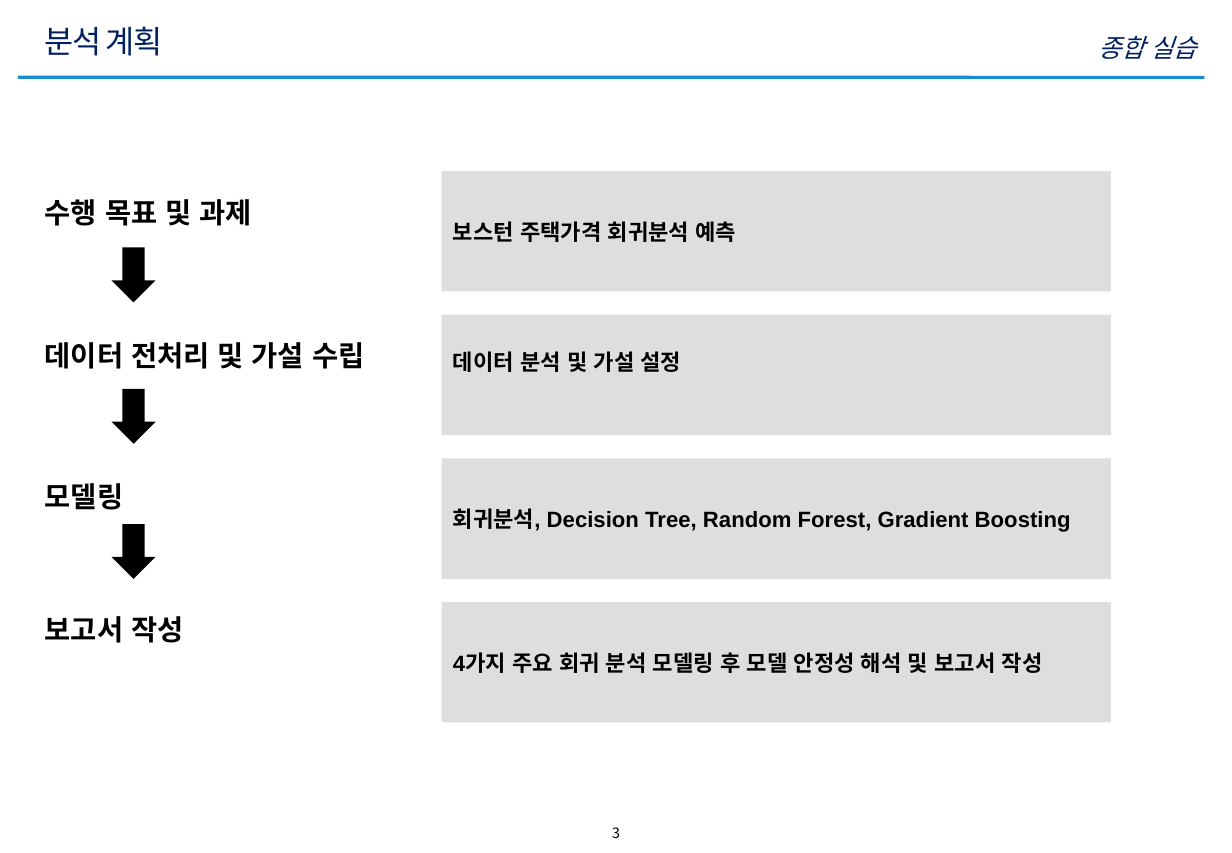
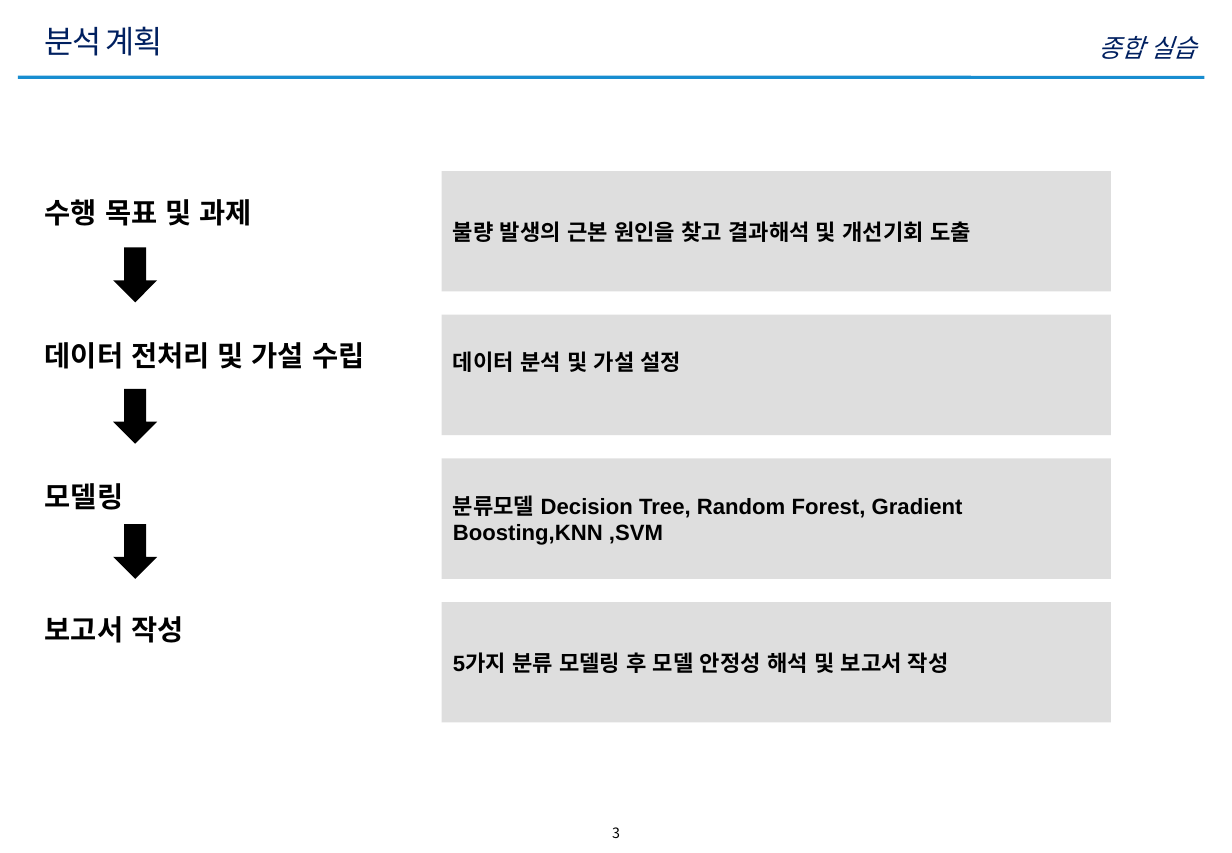
Before and after one commit to nsh6547/POSCO_Ai-BigData_academy, a slide deck: slide 3 of Week2_BigData/종합실습/A1_노선호_종합실습2.pptx. Drawn at 1232x853 pixels with LibreOffice and Linux fonts; fonts in the diff are those of the drawing; background and template pictures are left out. Boxes give left, top, right and bottom in pixels: in the first picture for what was removed or moved away, otherwise in the second. Text is boxed around its words. In the diff, an @@ line names an element or a change of style, - is before the commit and + after.

```diff
--- a/Week2_BigData/종합실습/A1_노선호_종합실습2.pptx
+++ b/Week2_BigData/종합실습/A1_노선호_종합실습2.pptx
@@ text in rectangle at (x1=453, y1=221, x2=971, y2=242): text changed @@
-보스턴 주택가격 회귀분석 예측
+불량 발생의 근본 원인을 찾고 결과해석 및 개선기회 도출
@@ text in rectangle at (x1=453, y1=495, x2=963, y2=545): text changed @@
-회귀분석, Decision Tree, Random Forest, Gradient Boosting
+분류모델 Decision Tree, Random Forest, Gradient Boosting,KNN ,SVM
@@ text in rectangle at (x1=453, y1=652, x2=949, y2=673): text changed @@
-4가지 주요 회귀 분석 모델링 후 모델 안정성 해석 및 보고서 작성
+5가지 분류 모델링 후 모델 안정성 해석 및 보고서 작성
```
Also in this commit, not shown: 5 other slides changed, 23 slides added, 13 slides removed, 19 other files.
